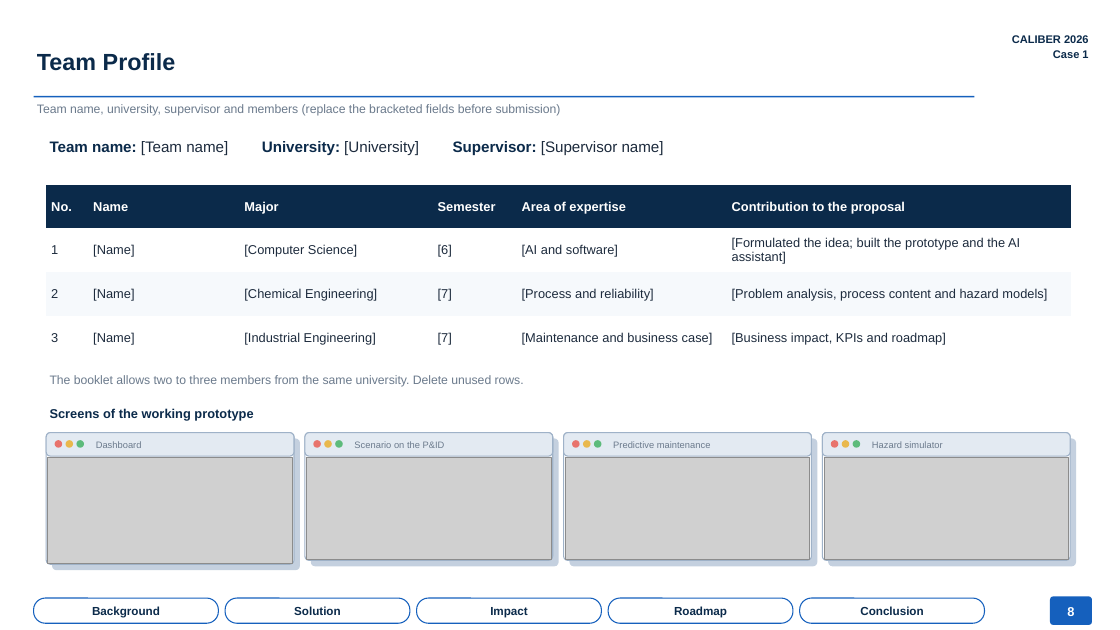
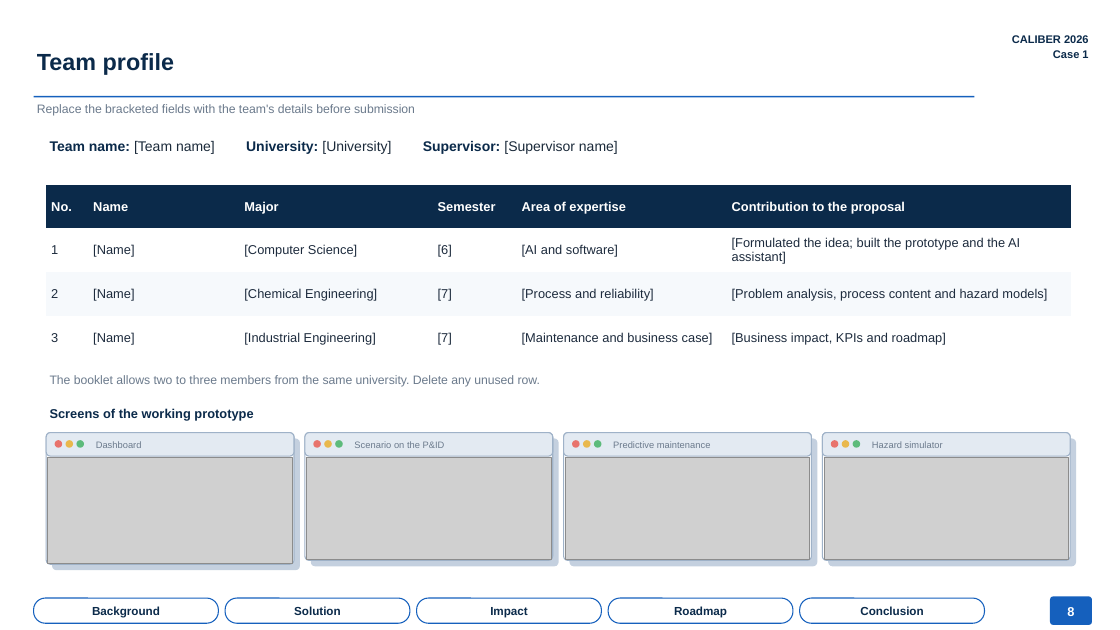
Before and after one commit to teknikchemical-ctrl/caliber2026, a slide deck: slide 8 of deck/CALIBER2026_Asset_Knowledge_Platform_Deck.pptx. Drawn at 1120x630 pixels with LibreOffice and Linux fonts; fonts in the diff are those of the drawing; grey boxes stand for pictures. Boxes give left, top, right and bottom in pixels: in the first picture for what was removed or moved away, otherwise in the second. Text is boxed around its words. In the diff, an @@ line names an element or a change of style, - is before the commit and + after.

```diff
--- a/deck/CALIBER2026_Asset_Knowledge_Platform_Deck.pptx
+++ b/deck/CALIBER2026_Asset_Knowledge_Platform_Deck.pptx
@@ text at (37, 53, 174, 75): text changed @@
-Team Profile
+Team profile
@@ text at (37, 104, 415, 116): text changed @@
-Team name, university, supervisor and members (replace the bracketed fields before submission)
+Replace the bracketed fields with the team's details before submission
@@ text "Team name: [Team name] University: ..." at (50, 141, 618, 154): size 13 to 12 pt; text colour #1D2B3D to #1B2A3A in "[Team name] [University] [Supervisor name]" @@
@@ text at (50, 375, 540, 387): text changed @@
-The booklet allows two to three members from the same university. Delete unused rows.
+The booklet allows two to three members from the same university. Delete any unused row.
```
Also in this commit, not shown: 12 other slides changed, 5 slides added, 5 slides removed, 31 other files.
